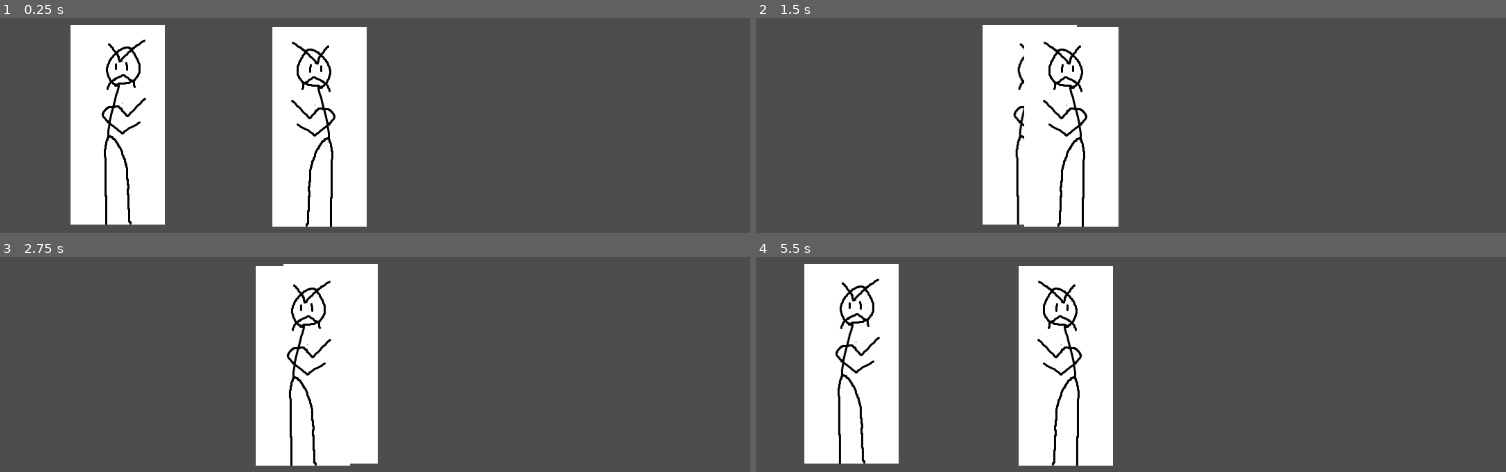
Above: before the commit, frames 1-4 (two rows, left to right).
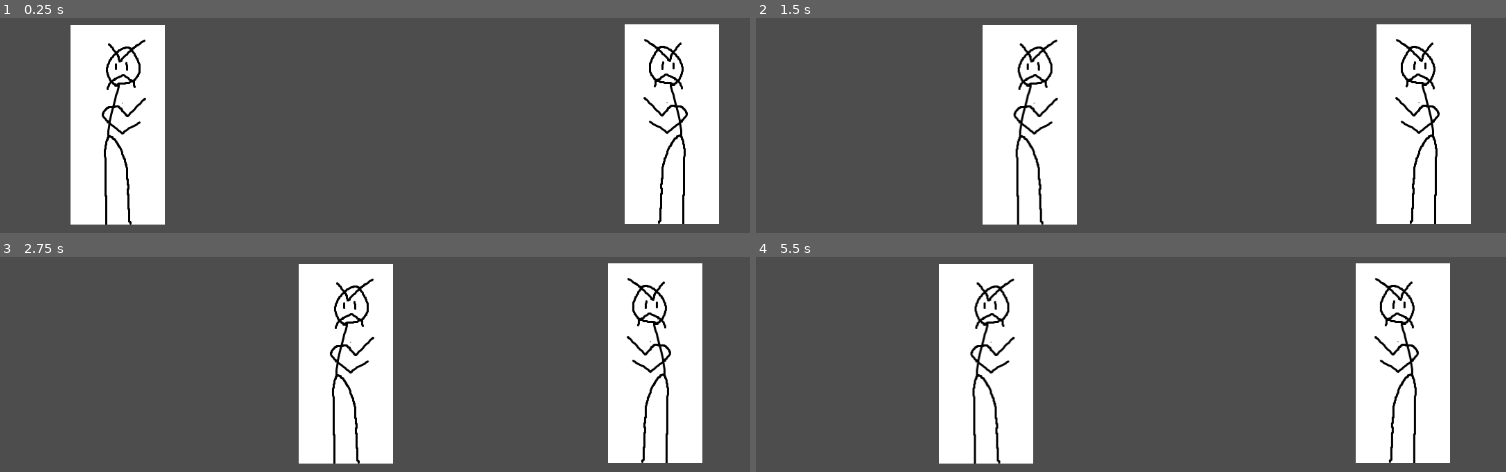
Above: after the commit, the same moments.

Repository: MichaelRatel/Fighting-Game-IEEE
Game: Godot game, scene res://main_scene.tscn
The game is run twice, just before and just after one commit, with the same random seed, the same clock (stepped at 60 frames per second) and the same inputs.
Inputs:
- Up to frame 1 (0.25 s): no input
- Up to frame 2 (1.5 s): tap Enter at 0.5 s; hold D (player1_right) 0.53-1.28 s; tap Left (player2_left) at 0.6 s; hold A (player1_left) from 1.28 s (still down); tap Right (player2_right) at 1.35 s
- Up to frame 3 (2.75 s): release A (player1_left) at 2.03 s; hold D (player1_right) from 2.03 s (still down); tap Left (player2_left) at 2.1 s
- Up to frame 4 (5.5 s): tap Right (player2_right) at 2.85, 4.35 s; release D (player1_right) at 3.53 s; hold A (player1_left) from 3.53 s (still down); tap Left (player2_left) at 3.6, 5.1 s

The runs differ from the first frame. In frame 1, 23% of the frame differs, in the area x 36-96%, y 2-98%; in frame 2, 18%; in frame 3, 21%; in frame 4, 43%, in the area x 6-93%, y 2-98%.

Commit message:
moved player2 starting position back

Diff:
--- a/main_scene.tscn
+++ b/main_scene.tscn
@@ -32,6 +32,7 @@
 show_behind_parent = true
 top_level = true
 position = Vector2(-400, -140)
+safe_margin = 0.001
 script = ExtResource("2_u2n2t")
 
 [node name="CollisionShape2D" type="CollisionShape2D" parent="Player1"]
@@ -52,7 +53,7 @@
 [node name="Player2" type="CharacterBody2D" parent="."]
 show_behind_parent = true
 top_level = true
-position = Vector2(-109, -140)
+position = Vector2(400, -140)
 script = ExtResource("2_u2n2t")
 
 [node name="CollisionShape2D" type="CollisionShape2D" parent="Player2"]
@@ -66,4 +67,5 @@
 opponent = NodePath("../../Player1")
 
 [node name="PlayerSprite" type="Sprite2D" parent="Player2/Player2State"]
+position = Vector2(-1, -4)
 texture = ExtResource("4_rm6or")
